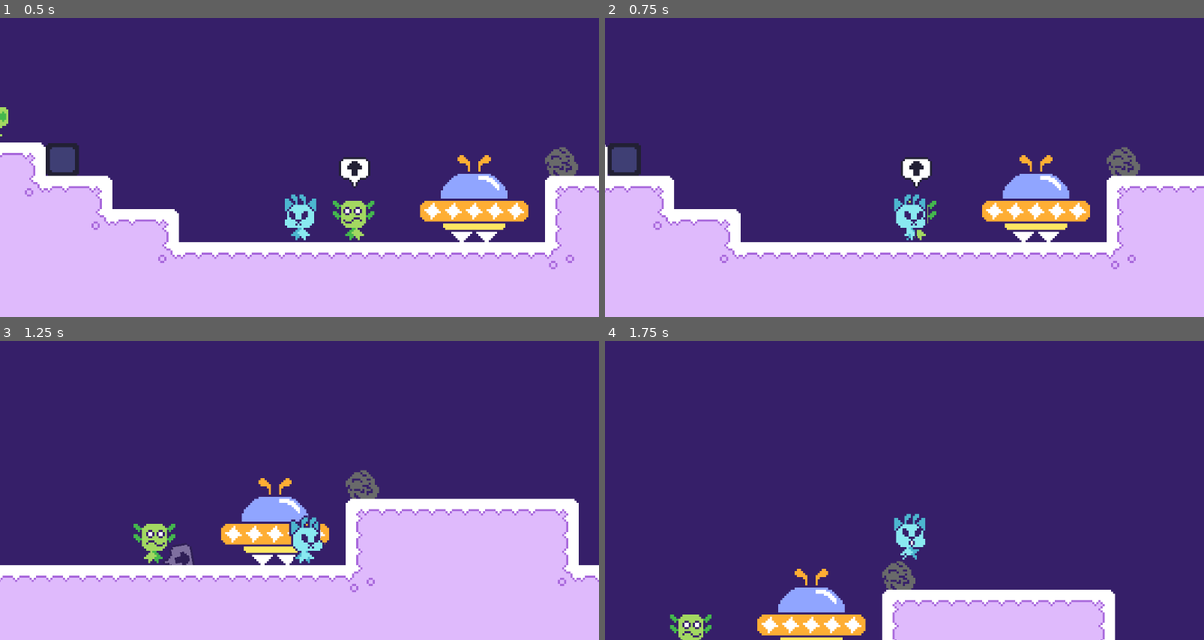
Above: before the commit, frames 1-4 (two rows, left to right).
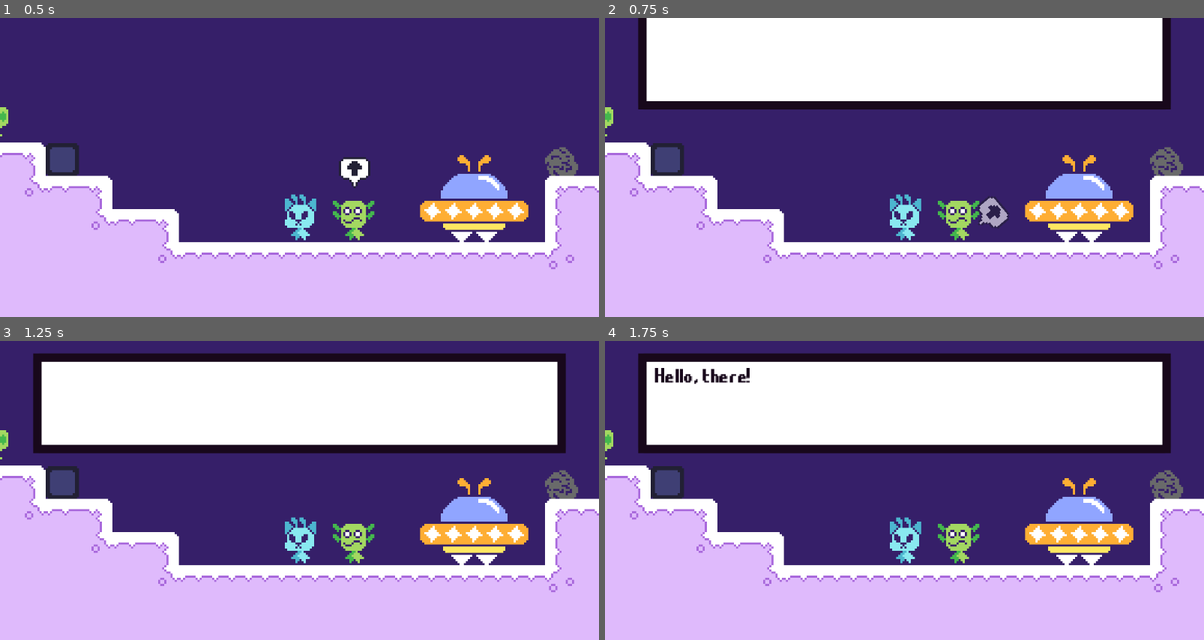
Above: after the commit, the same moments.

Repository: Zazorah/secret-santa-2025
Game: Godot game, scene res://World/Placeholder/TestRoom.tscn
The game is run twice, just before and just after one commit, with the same random seed, the same clock (stepped at 60 frames per second) and the same inputs.
Inputs (mouse positions are in pixels of both pictures, inside the frame that each line leads up to):
- Up to frame 1 (0.5 s): no input
- Up to frame 2 (0.75 s): move the mouse to (1036, 152) at 0.52 s; hold D (move_right) from 0.53 s (still down); hold W (interact) from 0.53 s (still down)
- Up to frame 3 (1.25 s): keep holding D (move_right); keep holding W (interact)
- Up to frame 4 (1.75 s): keep holding D (move_right); move the mouse to (784, 505) at 1.27 s; release W (interact) at 1.28 s; tap Space (advance_text) at 1.35 s; tap W (interact) at 1.55 s

Frame 1 is identical in both runs. In frame 2, 40% of the frame differs, in the area x 0-100%, y 0-84%; in frame 3, 53%; in frame 4, 63%, in the area x 0-100%, y 4-100%.

Commit message:
Hooked Up Cutscene Logic to Interactions

Diff:
--- a/Entities/Characters/NPCs/EntityNPC.gd
+++ b/Entities/Characters/NPCs/EntityNPC.gd
@@ -7,6 +7,7 @@
 # NOTE - For now, just reference a specific scene with a key. In the future
 #        we'll introduce a more elaborate system that picks the key based on
 #        different conditions.
+@export var cutscene_name: StringName
 @export var cutscene_key: StringName
 
 # State
@@ -28,6 +29,9 @@
 # Watching
 @export var watching_tolerance: float = 32.0
 
+# Talking State
+var current_textbox: DialogTextbox
+
 # Interaction Zone
 @onready var interaction_zone: InteractionZone = $InteractionZone
 
@@ -40,16 +44,10 @@
 
 	# Set up interactions.
 	if cutscene_key and interaction_zone:
-		interaction_zone.entered.connect(_on_interaction_zone_enter)
-		interaction_zone.exited.connect(_on_interaction_zone_exit)
 		interaction_zone.interacted.connect(_on_interact)
 
-		print("Interaction Zone set up!")
-
 	wander_timer = randf_range(wander_idle_time_min, wander_idle_time_max)
 
-	print("NPC Collision Layer: ", collision_layer)
-	print("NPC Collision Mask: ", collision_mask)
 
 func _process(delta: float) -> void:
 	# Interrupt state and begin watching if near player.
@@ -169,14 +167,32 @@
 func _setup_interaction_zone() -> void:
 	pass
 
-func _on_interaction_zone_enter(node: Node2D) -> void:
-	print("Zone Entered by Player:", node)
-
-func _on_interaction_zone_exit(node: Node2D) -> void:
-	print("Zone Exited by Player:", node)
-
-func _on_interact(node: Node2D) -> void:
-	print("Interacted with by Player:", node)
+func _on_interact(_node: Node2D) -> void:
+	if DialogManager.has_scene(cutscene_key):
+		# Alter interacter and NPC state.
+		var prev_state = current_state
+		change_state(State.TALKING)
+
+		var prev_player_state = null
+		if GameManager.player:
+			prev_player_state = GameManager.player.current_state
+			GameManager.player.current_state = EntityPlayer.State.TALKING
+
+		# Begin dialog sequence.
+		var player = DialogManager.play_dialog(cutscene_key)
+
+		await player.setup_complete
+
+		# Grab hold of Textbox
+		current_textbox = player.textbox
+
+		await player.finished
+
+		# Reset states.
+		change_state(prev_state)
+
+		if GameManager.player:
+			GameManager.player.current_state = prev_player_state
 
 # Utility Methods
 func _is_near_player() -> bool:
--- a/Entities/Characters/NPCs/Example Scenes/NPCAxolotl.tscn
+++ b/Entities/Characters/NPCs/Example Scenes/NPCAxolotl.tscn
@@ -48,7 +48,8 @@
 
 [node name="NPCAxolotl" type="CharacterBody2D"]
 script = ExtResource("1_5mfrv")
-cutscene_key = &"AxolotlMessage"
+cutscene_name = &"Axolotl"
+cutscene_key = &"axolotl_test"
 metadata/_custom_type_script = "uid://2wltjwcplwhv"
 
 [node name="EntityVisualizer" type="AnimatedSprite2D" parent="."]
--- a/Entities/Characters/NPCs/Example Scenes/NPCFork.tscn
+++ b/Entities/Characters/NPCs/Example Scenes/NPCFork.tscn
@@ -1,8 +1,10 @@
-[gd_scene load_steps=9 format=3 uid="uid://sekigwdfuswx"]
+[gd_scene load_steps=12 format=3 uid="uid://sekigwdfuswx"]
 
 [ext_resource type="Script" uid="uid://2wltjwcplwhv" path="res://Entities/Characters/NPCs/EntityNPC.gd" id="1_cewtu"]
 [ext_resource type="Texture2D" uid="uid://d1xellxihtk18" path="res://Entities/Characters/NPCs/Assets/NPC_Fork.png" id="2_cewtu"]
 [ext_resource type="Script" uid="uid://d3uvftvuiacu4" path="res://Entities/EntityVisualizer.gd" id="3_00328"]
+[ext_resource type="Script" uid="uid://vnufhh7q4sx" path="res://Entities/Utility/InteractionZone.gd" id="4_00328"]
+[ext_resource type="PackedScene" uid="uid://crsr7p2h1rsrq" path="res://Entities/Utility/Interaction Indicator/InteractionIndicator.tscn" id="5_i37nf"]
 
 [sub_resource type="AtlasTexture" id="AtlasTexture_ucgr0"]
 atlas = ExtResource("2_cewtu")
@@ -41,8 +43,13 @@
 [sub_resource type="RectangleShape2D" id="RectangleShape2D_6knan"]
 size = Vector2(12, 20)
 
+[sub_resource type="RectangleShape2D" id="RectangleShape2D_ra6jl"]
+size = Vector2(60, 20)
+
 [node name="NPCFork" type="CharacterBody2D"]
 script = ExtResource("1_cewtu")
+cutscene_name = &"Fork"
+cutscene_key = &"fork_test"
 metadata/_custom_type_script = "uid://2wltjwcplwhv"
 
 [node name="EntityVisualizer" type="AnimatedSprite2D" parent="."]
@@ -55,3 +62,14 @@
 [node name="CollisionShape2D" type="CollisionShape2D" parent="."]
 position = Vector2(0, -10)
 shape = SubResource("RectangleShape2D_6knan")
+
+[node name="InteractionZone" type="Area2D" parent="."]
+collision_layer = 0
+script = ExtResource("4_00328")
+metadata/_custom_type_script = "uid://vnufhh7q4sx"
+
+[node name="CollisionShape2D" type="CollisionShape2D" parent="InteractionZone"]
+position = Vector2(0, -9.5)
+shape = SubResource("RectangleShape2D_ra6jl")
+
+[node name="InteractionIndicator" parent="InteractionZone" instance=ExtResource("5_i37nf")]
--- a/Entities/Characters/NPCs/Example Scenes/NPCFrog.tscn
+++ b/Entities/Characters/NPCs/Example Scenes/NPCFrog.tscn
@@ -1,9 +1,11 @@
-[gd_scene load_steps=10 format=3 uid="uid://c2anmygexkfrd"]
+[gd_scene load_steps=13 format=3 uid="uid://c2anmygexkfrd"]
 
 [ext_resource type="Script" uid="uid://2wltjwcplwhv" path="res://Entities/Characters/NPCs/EntityNPC.gd" id="1_h44a1"]
 [ext_resource type="Texture2D" uid="uid://bbetyh7kje434" path="res://Entities/Characters/NPCs/Assets/NPC_Axolotl.png" id="2_e6spy"]
 [ext_resource type="Texture2D" uid="uid://bwnfesuf3b44b" path="res://Entities/Characters/NPCs/Assets/NPC_Frog.png" id="2_h44a1"]
 [ext_resource type="Script" uid="uid://d3uvftvuiacu4" path="res://Entities/EntityVisualizer.gd" id="3_ivsx0"]
+[ext_resource type="Script" uid="uid://vnufhh7q4sx" path="res://Entities/Utility/InteractionZone.gd" id="5_gn47n"]
+[ext_resource type="PackedScene" uid="uid://crsr7p2h1rsrq" path="res://Entities/Utility/Interaction Indicator/InteractionIndicator.tscn" id="6_e72uu"]
 
 [sub_resource type="AtlasTexture" id="AtlasTexture_e6spy"]
 atlas = ExtResource("2_h44a1")
@@ -42,8 +44,13 @@
 [sub_resource type="RectangleShape2D" id="RectangleShape2D_6knan"]
 size = Vector2(12, 20)
 
+[sub_resource type="RectangleShape2D" id="RectangleShape2D_dd6fu"]
+size = Vector2(60, 20)
+
 [node name="NPCFrog" type="CharacterBody2D"]
 script = ExtResource("1_h44a1")
+cutscene_name = &"Frog"
+cutscene_key = &"frog_test"
 metadata/_custom_type_script = "uid://2wltjwcplwhv"
 
 [node name="EntityVisualizer" type="AnimatedSprite2D" parent="."]
@@ -56,3 +63,14 @@
 [node name="CollisionShape2D" type="CollisionShape2D" parent="."]
 position = Vector2(0, -10)
 shape = SubResource("RectangleShape2D_6knan")
+
+[node name="InteractionZone" type="Area2D" parent="."]
+collision_layer = 0
+script = ExtResource("5_gn47n")
+metadata/_custom_type_script = "uid://vnufhh7q4sx"
+
+[node name="CollisionShape2D" type="CollisionShape2D" parent="InteractionZone"]
+position = Vector2(0, -9.5)
+shape = SubResource("RectangleShape2D_dd6fu")
+
+[node name="InteractionIndicator" parent="InteractionZone" instance=ExtResource("6_e72uu")]
--- a/Entities/Characters/Player/EntityPlayer.gd
+++ b/Entities/Characters/Player/EntityPlayer.gd
@@ -10,7 +10,7 @@
 @export var friction: float = 1200.0
 
 # States
-enum State {IDLE, WALKING, JUMPING, FALLING}
+enum State {IDLE, WALKING, JUMPING, FALLING, TALKING}
 var current_state: State = State.IDLE
 
 func _ready() -> void:
@@ -26,10 +26,11 @@
 	collision_layer = 8
 	collision_mask = 1
 
-	print("Player Collision Layer: ", collision_layer)
-	print("Player Collision Mask: ", collision_mask)
+func update_velocity(delta: float):
+	# Don't respond to any inputs when talking.
+	if current_state == State.TALKING:
+		return
 
-func update_velocity(delta: float):
 	# Get horizontal input
 	var input_dir = Input.get_axis("move_left", "move_right")
 
--- a/Entities/Utility/InteractionZone.gd
+++ b/Entities/Utility/InteractionZone.gd
@@ -26,8 +26,6 @@
 	collision_layer = 0
 	collision_mask = 8
 
-	print("InteractionZone ready on ", get_parent().name)
-
 func _input(event: InputEvent) -> void:
 	if not enabled:
 		return
@@ -38,9 +36,6 @@
 func _on_body_entered(body: Node2D) -> void:
 	if not enabled:
 		return
-
-	print("Body entered InteractionZone: ", body.name)
-	print("Body is Player: ", body is EntityPlayer)
 
 	if body not in _bodies_inside:
 		_bodies_inside.append(body)
@@ -58,4 +53,12 @@
 
 func interact(body: Node2D) -> void:
 	if enabled:
+		# Remove body from list so that interactions can't be triggered again.
+		if body in _bodies_inside:
+			_bodies_inside.erase(body)
+
 		interacted.emit(body)
+
+	# Hide indicator
+	if indicator:
+		indicator.disappear()
--- a/Utility/Dialog/Data/DialogData.json
+++ b/Utility/Dialog/Data/DialogData.json
@@ -1,9 +1,11 @@
 {
   "axolotl_test": [
 	{
+	  "name": "Axolotl",
 	  "text": "Hello, there!"
 	},
 	{
+	  "name": "Axolotl",
 	  "text": "This is a message, and my name is Axolotl!"
 	}
   ],
@@ -32,16 +34,6 @@
 	},
 	{
 	  "text": "I do miss the games though... Do you know if they still have Pacman?",
-	  "choices": [
-		{
-		  "text": "Yes",
-		  "tag": "frog_test_yes"
-		},
-		{
-		  "text": "No",
-		  "tag": "frog_test_no"
-		}
-	  ]
 	}
   ],
 
--- a/Utility/Dialog/UI/DialogPlayer.gd
+++ b/Utility/Dialog/UI/DialogPlayer.gd
@@ -7,6 +7,9 @@
 # Scene References
 const TEXTBOX_SCENE = preload("res://Utility/Dialog/UI/Textbox/DialogTextbox.tscn")
 const CHOICEBOX_SCENE = preload("res://Utility/Dialog/UI/Choicebox/DialogChoicebox.tscn")
+
+# Emitted when all child nodes are ready.
+signal setup_complete
 
 # Emitted when the dialog scene is finished.
 signal finished
@@ -27,6 +30,8 @@
 	# Create Textbox
 	textbox = TEXTBOX_SCENE.instantiate() as DialogTextbox
 	add_child(textbox)
+
+	setup_complete.emit()
 
 	# Begin on First Line
 	_show_next_line()
@@ -58,7 +63,7 @@
 
 func _input(event: InputEvent) -> void:
 	# Handle Textbox inputs
-	if textbox.active:
+	if textbox.active and current_line:
 		if not textbox.is_writing and event.is_action_pressed("advance_text"):
 			# Show choices if they exist.
 			if current_line.choices:
